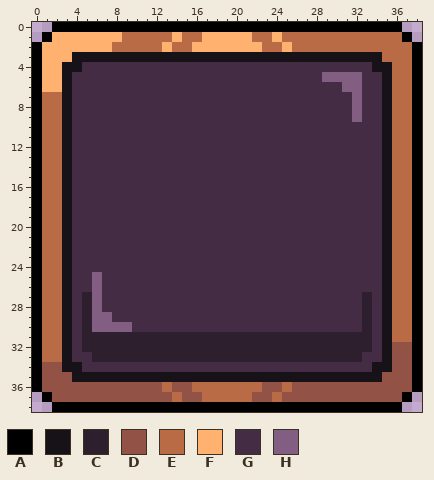
Two states of a pixel-art file, packages/client/src/assets/ui{m}/button.aseprite. That is the earlier state.
39x39 pixels, 1 frame.
Palette (. is transparent): A #000000  B #171217  C #2d1f2d  D #925246  E #b96b45  F #ffb270  G #442c44  H #825f82
Pixels before, first column x 0:
 0 ..AAAAAAAAAAAAAAAAAAAAAAAAAAAAAAAAAAA..
 1 .AFFFFFFFEEEEEFEEFFFFFEEFEEEEEEEEEEEEA.
 2 AFFFFFFFEEEEEFEEFFFFFFFEEFEEEEEEEEEEEEA
 3 AFFFBBBBBBBBBBBBBBBBBBBBBBBBBBBBBBBEEEA
 4 AFFBBGGGGGGGGGGGGGGGGGGGGGGGGGGGGGBBEEA
 5 AFFBGGGGGGGGGGGGGGGGGGGGGGGGGHHHHGGBEEA
 6 AFFBGGGGGGGGGGGGGGGGGGGGGGGGGGGHHGGBEEA
 7 AEEBGGGGGGGGGGGGGGGGGGGGGGGGGGGGHGGBEEA
 8 AEEBGGGGGGGGGGGGGGGGGGGGGGGGGGGGHGGBEEA
 9 AEEBGGGGGGGGGGGGGGGGGGGGGGGGGGGGHGGBEEA
10 AEEBGGGGGGGGGGGGGGGGGGGGGGGGGGGGGGGBEEA
11 AEEBGGGGGGGGGGGGGGGGGGGGGGGGGGGGGGGBEEA
12 AEEBGGGGGGGGGGGGGGGGGGGGGGGGGGGGGGGBEEA
13 AEEBGGGGGGGGGGGGGGGGGGGGGGGGGGGGGGGBEEA
14 AEEBGGGGGGGGGGGGGGGGGGGGGGGGGGGGGGGBEEA
15 AEEBGGGGGGGGGGGGGGGGGGGGGGGGGGGGGGGBEEA
16 AEEBGGGGGGGGGGGGGGGGGGGGGGGGGGGGGGGBEEA
17 AEEBGGGGGGGGGGGGGGGGGGGGGGGGGGGGGGGBEEA
18 AEEBGGGGGGGGGGGGGGGGGGGGGGGGGGGGGGGBEEA
19 AEEBGGGGGGGGGGGGGGGGGGGGGGGGGGGGGGGBEEA
20 AEEBGGGGGGGGGGGGGGGGGGGGGGGGGGGGGGGBEEA
21 AEEBGGGGGGGGGGGGGGGGGGGGGGGGGGGGGGGBEEA
22 AEEBGGGGGGGGGGGGGGGGGGGGGGGGGGGGGGGBEEA
23 AEEBGGGGGGGGGGGGGGGGGGGGGGGGGGGGGGGBEEA
24 AEEBGGGGGGGGGGGGGGGGGGGGGGGGGGGGGGGBEEA
25 AEEBGGHGGGGGGGGGGGGGGGGGGGGGGGGGGGGBEEA
26 AEEBGGHGGGGGGGGGGGGGGGGGGGGGGGGGGGGBEEA
27 AEEBGCHGGGGGGGGGGGGGGGGGGGGGGGGGGCGBEEA
28 AEEBGCHGGGGGGGGGGGGGGGGGGGGGGGGGGCGBEEA
29 AEEBGCHHGGGGGGGGGGGGGGGGGGGGGGGGGCGBEEA
30 AEEBGCHHHHGGGGGGGGGGGGGGGGGGGGGGGCGBEEA
31 AEEBGCCCCCCCCCCCCCCCCCCCCCCCCCCCCCGBEEA
32 AEEBGCCCCCCCCCCCCCCCCCCCCCCCCCCCCCGBDDA
33 AEEBGGCCCCCCCCCCCCCCCCCCCCCCCCCCCGGBDDA
34 ADDBBGGGGGGGGGGGGGGGGGGGGGGGGGGGGGBBDDA
35 ADDDBBBBBBBBBBBBBBBBBBBBBBBBBBBBBBBDDDA
36 ADDDDDDDDDDDDEDDEEEEEEEDDEDDDDDDDDDDDDA
37 .ADDDDDDDDDDDDEDDEEEEEDDEDDDDDDDDDDDDA.
38 ..AAAAAAAAAAAAAAAAAAAAAAAAAAAAAAAAAAA..
Once edited:
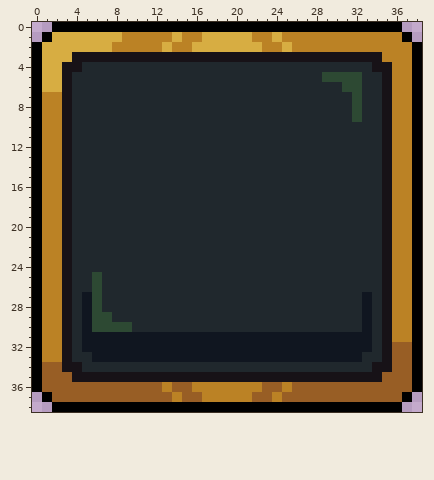
Change:
colour C: #2d1f2d -> #101620
colour D: #925246 -> #985e25
colour E: #b96b45 -> #bb8225
colour F: #ffb270 -> #d7ad42
colour G: #442c44 -> #20282d
colour H: #825f82 -> #2d4933
Changed places in both pictures, as pixel boxes (x1, y1, x2, y2):
changed: (42, 32, 412, 402)
